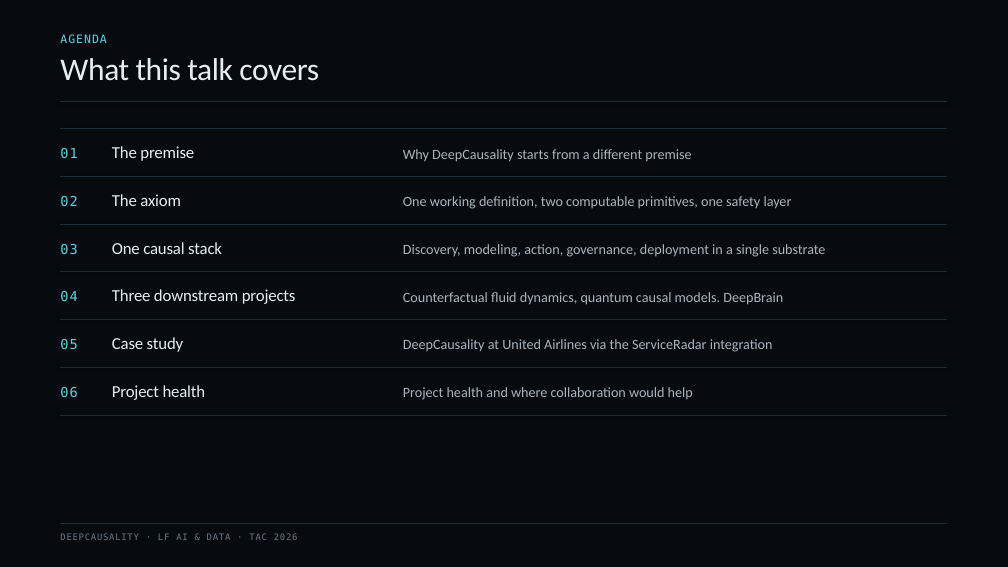
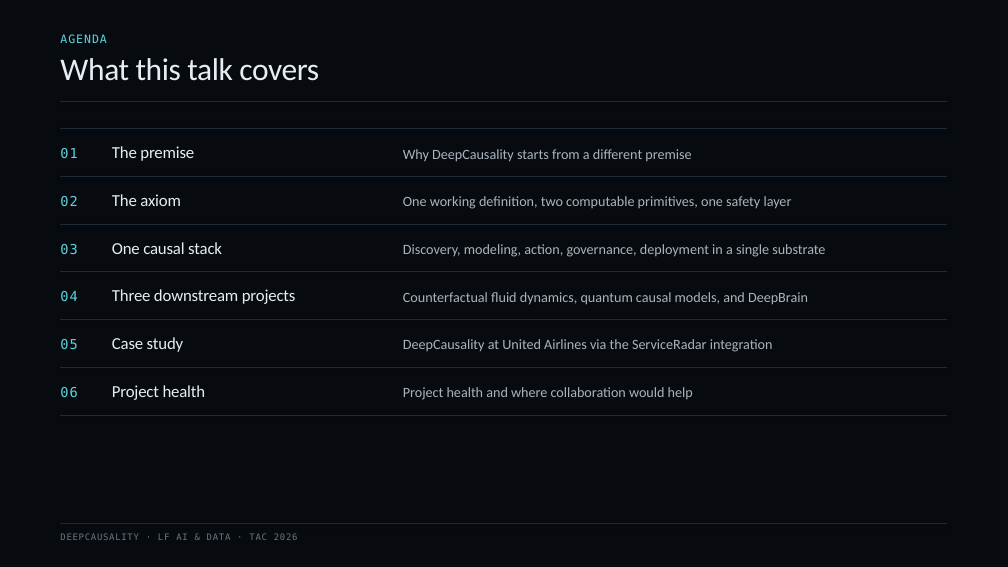
Before and after one commit to deepcausality-rs/deep_causality, a slide deck: slide 3 of docs/LF/slides/LF_2026/DeepCausality_TAC_2026.pptx. Drawn at 1008x567 pixels with LibreOffice and Linux fonts; fonts in the diff are those of the drawing. Boxes give left, top, right and bottom in pixels: in the first picture for what was removed or moved away, otherwise in the second. Text is boxed around its words. In the diff, an @@ line names an element or a change of style, - is before the commit and + after.

```diff
--- a/docs/LF/slides/LF_2026/DeepCausality_TAC_2026.pptx
+++ b/docs/LF/slides/LF_2026/DeepCausality_TAC_2026.pptx
@@ text at bbox=[403, 292, 808, 305]: text changed @@
-Counterfactual fluid dynamics, quantum causal models. DeepBrain
+Counterfactual fluid dynamics, quantum causal models, and DeepBrain
```
Also in this commit, not shown: 9 other slides changed, 2 other files.
